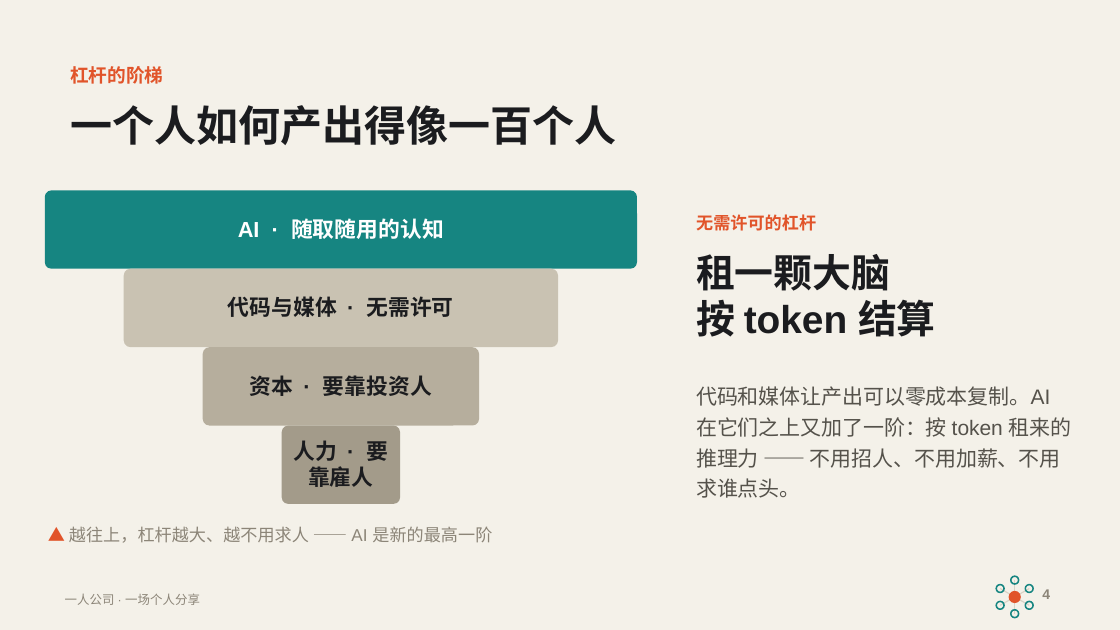
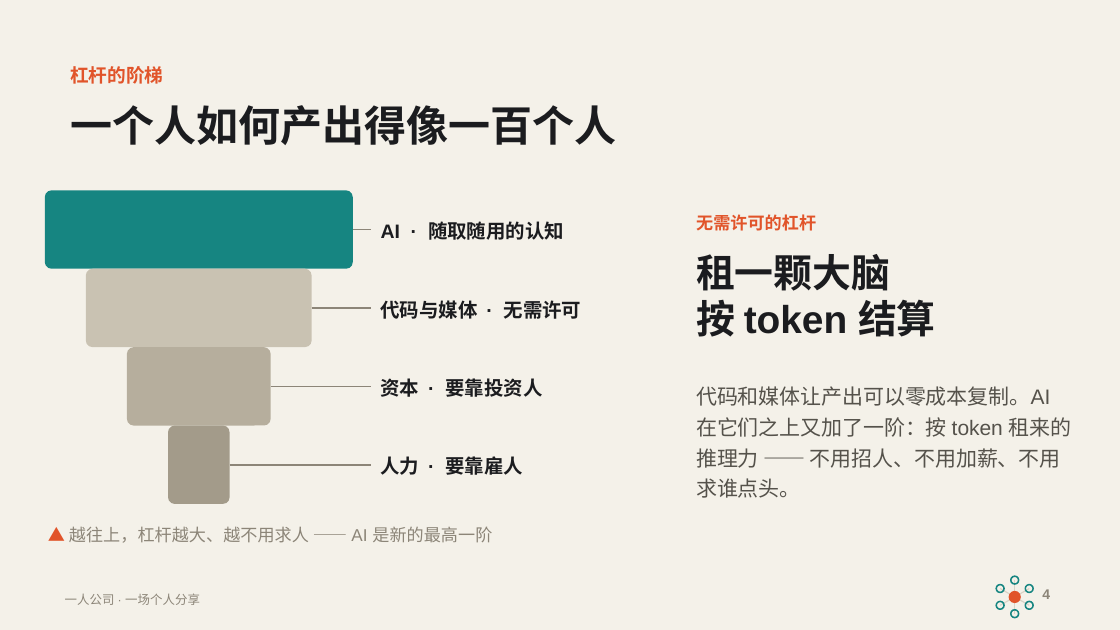
Before and after one commit to addsumtech/slides_maker-site, a slide deck: slide 4 of templates/decks/zh/solo-company-talk/template.pptx. Drawn at 1120x630 pixels with LibreOffice and Linux fonts; fonts in the diff are those of the drawing. Boxes give left, top, right and bottom in pixels: in the first picture for what was removed or moved away, otherwise in the second. Text is boxed around its words. In the diff, an @@ line names an element or a change of style, - is before the commit and + after.

```diff
--- a/templates/decks/zh/solo-company-talk/template.pptx
+++ b/templates/decks/zh/solo-company-talk/template.pptx
@@ rounded rectangle: place and size @@
-rounded rectangle at box(45, 190, 637, 269)
+rounded rectangle at box(45, 190, 353, 269)
@@ text "AI · 随取随用的认知": place and size @@
-text "AI · 随取随用的认知" at box(238, 218, 444, 239)
+text "AI · 随取随用的认知" at box(381, 221, 564, 240)
@@ text "AI · 随取随用的认知" at box(381, 221, 564, 240): size 14 to 12.5 pt, text colour #FFFFFF to #1B1C1F; alignment centre to left; line spacing 0.98 to 1.12 @@
@@ line added from (353, 230) to (371, 230), #8C8578 1 pt @@
@@ rounded rectangle: place and size @@
-rounded rectangle at box(124, 269, 559, 347)
+rounded rectangle at box(86, 269, 312, 347)
@@ text "代码与媒体 · 无需许可": place and size @@
-text "代码与媒体 · 无需许可" at box(228, 296, 453, 317)
+text "代码与媒体 · 无需许可" at box(381, 300, 582, 319)
@@ line added from (311, 308) to (371, 308), #8C8578 1 pt @@
@@ rounded rectangle: place and size @@
-rounded rectangle at box(203, 347, 479, 426)
+rounded rectangle at box(127, 347, 270, 426)
@@ text "资本 · 要靠投资人": place and size @@
-text "资本 · 要靠投资人" at box(250, 375, 432, 396)
+text "资本 · 要靠投资人" at box(381, 378, 542, 397)
@@ line added from (271, 386) to (371, 386), #8C8578 1 pt @@
@@ rounded rectangle: place and size @@
-rounded rectangle at box(282, 426, 401, 504)
+rounded rectangle at box(168, 426, 230, 504)
@@ rounded rectangle at box(168, 426, 230, 504): proportions changed @@
@@ size 14 to 12.5 pt; alignment centre to left; line spacing 0.98 to 1.12 in 3 elements at box(381, 378, 542, 397), box(381, 300, 582, 319), box(381, 456, 523, 475) @@
@@ text "人力 · 要靠雇人": place and size @@
-text "人力 · 要靠雇人" at box(293, 440, 388, 487)
+text "人力 · 要靠雇人" at box(381, 456, 523, 475)
@@ line added from (230, 465) to (371, 465), #8C8578 1 pt @@
```
Also in this commit, not shown: 13 other files.
